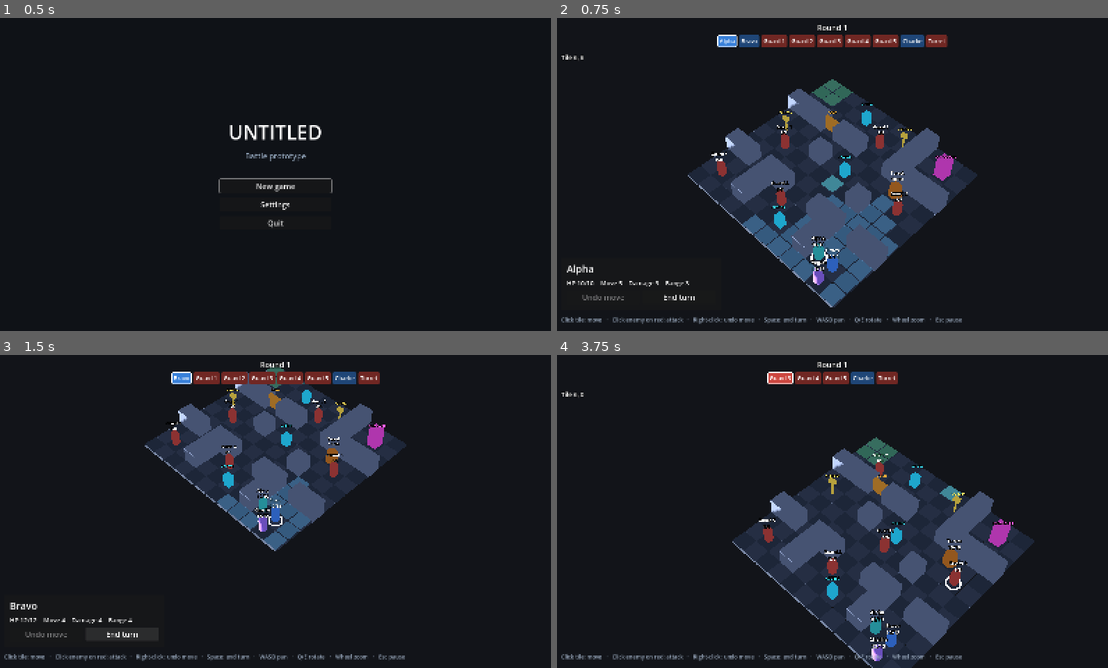
Above: before the commit, frames 1-4 (two rows, left to right).
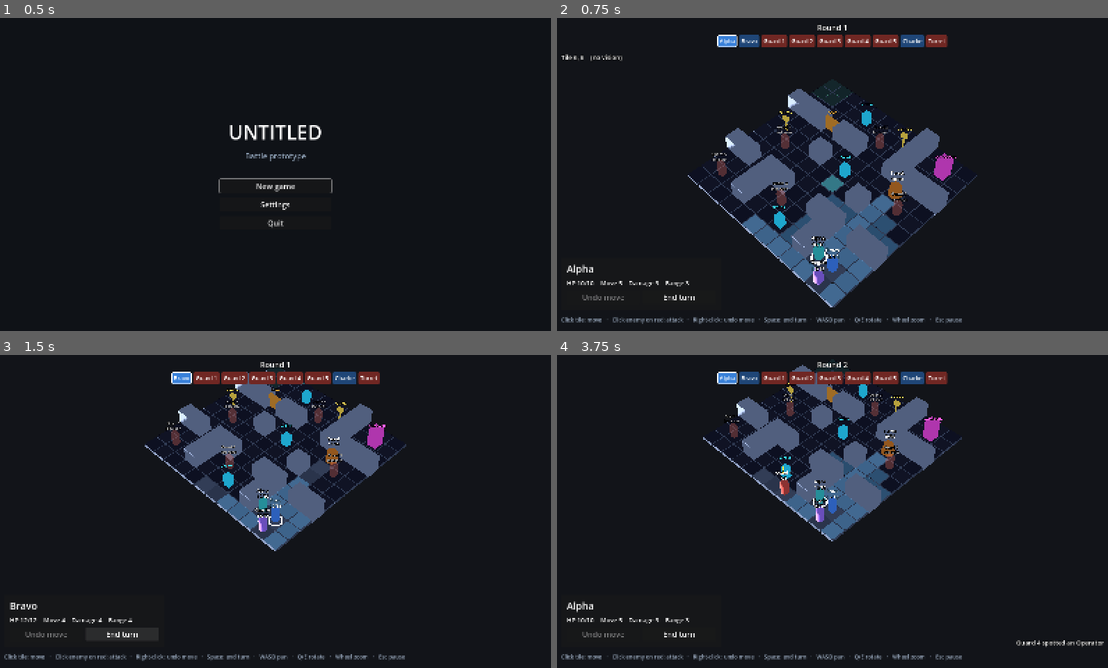
Above: after the commit, the same moments.

Repository: matthewsirbaugh/strategy-game-idea
Game: Godot game, scene res://ui/title_menu.tscn
Two runs of this game, one before a commit and one after it. Both use one fixed random seed, a clock stepped at 60 frames per second and the inputs below.
Inputs (mouse positions are in pixels of both pictures, inside the frame that each line leads up to):
- Up to frame 1 (0.5 s): no input
- Up to frame 2 (0.75 s): click "New game" at 0.5 s
- Up to frame 3 (1.5 s): click "End turn" at 1.25 s
- Up to frame 4 (3.75 s): click "End turn" at 2 s; click (678, 633) at 2.75 s, where only the run after the commit has a clickable "End turn"; move the mouse to (953, 495) at 3.52 s; hold Right mouse button (undo_move) from 3.53 s (still down); click (953, 495) at 3.67 s

Frame 1 is identical in both runs. In frame 2, 4.4% of the frame differs, in the area x 6-75%, y 11-93%; in frame 3, 3.3%; in frame 4, 28%, in the area x 0-100%, y 2-100%.

Commit message:
Build battle MVP milestone 3: fog of war, last-known ghosts, guard memory
Co-Authored-By: Claude Opus 5.5 <noreply@anthropic.com>

Diff:
--- a/game/battle/battle.gd
+++ b/game/battle/battle.gd
@@ -2,7 +2,10 @@
 
 const MOVE_COLOR := Color(0.3, 0.6, 1.0, 0.35)
 const ATTACK_COLOR := Color(1.0, 0.3, 0.3, 0.5)
+const FOG_COLOR := Color(0.02, 0.02, 0.06, 0.68)
+const GHOST_ALPHA := 0.3
 const ENEMY_TURN_PAUSE := 0.35
+const CHOICE_LAYERS: Array[String] = ["move", "attack"]
 
 @export var map: MapData
 @export var operators: Array[UnitDef] = []
@@ -11,6 +14,7 @@
 
 var state: BattleState
 var _views := {}
+var _ghosts := {}
 var _busy := true
 
 @onready var _grid: GridView = $GridView
@@ -28,15 +32,18 @@
 		add_child(view)
 		view.setup(unit, _grid.cell_to_world(unit.cell))
 		_views[unit.id] = view
+		if not unit.is_player():
+			_ghosts[unit.id] = _make_ghost(unit)
 	_camera_rig.setup(_grid.center(), _grid.extent())
 	_hud.end_turn_pressed.connect(_end_player_turn)
 	_hud.undo_pressed.connect(_undo_move)
+	_refresh_fog()
 	_next_turn()
 
 
 func _process(_delta: float) -> void:
 	var active := state.active
-	_active_ring.visible = active != null
+	_active_ring.visible = active != null and _views[active.id].visible
 	if active:
 		_active_ring.position = _views[active.id].position + Vector3(0, 0.02, 0)
 	_update_hover()
@@ -59,44 +66,48 @@
 
 func _next_turn() -> void:
 	_busy = true
-	_grid.clear_overlays()
+	_clear_choices()
 	var unit := state.begin_next_turn()
 	_hud.show_turn(state)
 	if unit == null:
 		_hud.show_result(state.winner() == BattleState.Winner.PLAYER)
 		return
-	_camera_rig.keep_in_view(_views[unit.id].position)
 	if unit.is_player():
+		_camera_rig.keep_in_view(_views[unit.id].position)
 		_show_options()
 		_busy = false
 		return
-	await get_tree().create_timer(ENEMY_TURN_PAUSE, false).timeout
-	await _play(EnemyAI.take_turn(state, unit))
+	var was_seen := state.player_sees(unit)
+	var events := EnemyAI.take_turn(state, unit)
+	if was_seen or _any_seen(events):
+		_camera_rig.keep_in_view(_views[unit.id].position)
+		await get_tree().create_timer(ENEMY_TURN_PAUSE, false).timeout
+	await _play(events)
 	_next_turn()
 
 
 func _show_options() -> void:
 	var unit := state.active
-	_grid.clear_overlays()
+	_clear_choices()
 	var moves := state.destinations(unit)
 	moves.erase(unit.cell)
 	_grid.set_overlay("move", moves, MOVE_COLOR)
 	var targets := state.attack_targets(unit, unit.cell).map(func(target: Unit) -> Vector2i: return target.cell)
 	_grid.set_overlay("attack", targets, ATTACK_COLOR)
-	_hud.show_active(unit)
+	_hud.show_active(state)
 
 
 func _click(cell: Vector2i) -> void:
 	var unit := state.active
 	var target := state.unit_at(cell)
-	if target and state.can_attack(unit, target, unit.cell):
+	if target and state.player_sees(target) and state.can_attack(unit, target, unit.cell):
 		_busy = true
-		_grid.clear_overlays()
+		_clear_choices()
 		await _play(state.attack(unit, target))
 		_next_turn()
 	elif cell != unit.cell and state.destinations(unit).has(cell):
 		_busy = true
-		_grid.clear_overlays()
+		_clear_choices()
 		await _play(state.move(unit, cell))
 		_show_options()
 		_busy = false
@@ -109,10 +120,11 @@
 
 func _undo_move() -> void:
 	var unit := state.active
-	if _busy or not unit.moved or unit.acted:
+	if _busy or not state.can_undo(unit):
 		return
 	state.undo_move(unit)
 	_views[unit.id].position = _grid.cell_to_world(unit.cell)
+	_refresh_fog()
 	_show_options()
 
 
@@ -122,10 +134,9 @@
 		var view: UnitView = _views[unit.id]
 		match event["type"]:
 			"move":
-				var points: Array[Vector3] = []
-				for cell in event["path"]:
-					points.append(_grid.cell_to_world(cell))
-				await view.walk(points)
+				await _walk(unit, event["path"])
+			"blocked":
+				_hud.log_line("%s ran into %s!" % [unit.display_name, event["by"].display_name])
 			"attack":
 				var target: Unit = event["target"]
 				var target_view: UnitView = _views[target.id]
@@ -140,9 +151,85 @@
 				_hud.log_line("%s is down" % unit.display_name)
 			"alert":
 				_hud.log_line("%s spotted an Operator" % unit.display_name)
+			"lost":
+				if state.player_sees(unit):
+					_hud.log_line("%s lost track" % unit.display_name)
 	for unit_view: UnitView in _views.values():
 		unit_view.refresh()
+	_refresh_fog()
 	_hud.show_turn(state)
+
+
+func _walk(unit: Unit, path: Array) -> void:
+	var view: UnitView = _views[unit.id]
+	var points: Array[Vector3] = []
+	var shown: Array[bool] = []
+	for cell in path:
+		points.append(_grid.cell_to_world(cell))
+		shown.append(unit.is_player() or state.visible_cells.has(cell))
+	if view.visible or shown.has(true):
+		if _ghosts.has(unit.id):
+			_ghosts[unit.id].hide()
+		await view.walk(points, shown)
+	elif not points.is_empty():
+		view.position = points.back()
+
+
+func _any_seen(events: Array[Dictionary]) -> bool:
+	for event in events:
+		if event["type"] == "attack":
+			return true
+		if event["type"] == "move":
+			for cell in event["path"]:
+				if state.visible_cells.has(cell):
+					return true
+	return false
+
+
+func _refresh_fog() -> void:
+	var fog: Array[Vector2i] = []
+	for y in state.map.size.y:
+		for x in state.map.size.x:
+			var cell := Vector2i(x, y)
+			if not state.map.is_wall(cell) and not state.visible_cells.has(cell):
+				fog.append(cell)
+	_grid.set_overlay("fog", fog, FOG_COLOR, GridView.FOG_Y)
+	for id in _ghosts:
+		var unit: Unit = state.units[id]
+		var view: UnitView = _views[id]
+		view.visible = unit.is_down() or state.player_sees(unit)
+		var ghost: Node3D = _ghosts[id]
+		ghost.visible = not view.visible and state.known.has(id)
+		if ghost.visible:
+			ghost.position = _grid.cell_to_world(state.known[id])
+
+
+func _make_ghost(unit: Unit) -> Node3D:
+	var capsule := CapsuleMesh.new()
+	capsule.radius = 0.26
+	capsule.height = 1.1
+	var material := StandardMaterial3D.new()
+	material.transparency = BaseMaterial3D.TRANSPARENCY_ALPHA
+	material.shading_mode = BaseMaterial3D.SHADING_MODE_UNSHADED
+	material.albedo_color = Color(unit.def.color, GHOST_ALPHA)
+	var body := MeshInstance3D.new()
+	body.mesh = capsule
+	body.material_override = material
+	body.position.y = 0.55
+	var label := UnitView.make_label(36, 1.55)
+	label.text = "%s\nlast seen" % unit.display_name
+	label.modulate = Color(1, 1, 1, 0.6)
+	var ghost := Node3D.new()
+	ghost.add_child(body)
+	ghost.add_child(label)
+	ghost.visible = false
+	add_child(ghost)
+	return ghost
+
+
+func _clear_choices() -> void:
+	for layer in CHOICE_LAYERS:
+		_grid.clear_overlay(layer)
 
 
 func _tracer(from: Vector3, to: Vector3) -> void:
@@ -177,15 +264,21 @@
 func _describe(cell: Vector2i) -> String:
 	var text := "Tile %d, %d" % [cell.x, cell.y]
 	var unit := state.unit_at(cell)
-	if unit:
+	if unit and state.player_sees(unit):
 		text += "    %s  HP %d/%d" % [unit.display_name, unit.hp, unit.def.max_hp]
 		var active := state.active
 		if not _busy and active and active.is_player() and state.can_attack(active, unit, active.cell):
 			text += "    Attack: -%d" % active.def.damage
 		return text
+	for id in state.known:
+		var other: Unit = state.units[id]
+		if state.known[id] == cell and not state.player_sees(other):
+			return text + "    %s was last seen here" % other.display_name
 	var node := state.map.node_at(cell)
 	if node != "":
 		text += "    " + state.map.node_kind(node).capitalize()
+	if not state.visible_cells.has(cell):
+		text += "    (no vision)"
 	return text
 
 
--- a/game/battle/grid_view.gd
+++ b/game/battle/grid_view.gd
@@ -5,6 +5,7 @@
 const TILE_GAP := 0.06
 const WALL_HEIGHT := 1.2
 const EXTRACTION_Y := 0.005
+const FOG_Y := 0.009
 const OVERLAY_Y := 0.012
 
 const NODE_COLORS := {
@@ -34,9 +35,9 @@
 	floor_mesh.size = Vector3(1.0 - TILE_GAP, TILE_HEIGHT, 1.0 - TILE_GAP)
 	var wall_mesh := BoxMesh.new()
 	wall_mesh.size = Vector3(1.0, WALL_HEIGHT, 1.0)
-	var light := _material(Color(0.3, 0.33, 0.38))
-	var dark := _material(Color(0.25, 0.28, 0.33))
-	var wall := _material(Color(0.5, 0.53, 0.6))
+	var light := _material(Color(0.38, 0.41, 0.47))
+	var dark := _material(Color(0.33, 0.36, 0.42))
+	var wall := _material(Color(0.56, 0.59, 0.66))
 	for y in map.size.y:
 		for x in map.size.x:
 			var cell := Vector2i(x, y)
@@ -53,12 +54,12 @@
 			_build_node(id)
 
 
-func set_overlay(layer: String, cells: Array, color: Color) -> void:
+func set_overlay(layer: String, cells: Array, color: Color, height := OVERLAY_Y) -> void:
 	clear_overlay(layer)
 	var material := _material(color, true)
 	var meshes: Array[MeshInstance3D] = []
 	for cell in cells:
-		meshes.append(_add_mesh(_overlay_mesh, material, cell_to_world(cell) + Vector3(0, OVERLAY_Y, 0)))
+		meshes.append(_add_mesh(_overlay_mesh, material, cell_to_world(cell) + Vector3(0, height, 0)))
 	_overlays[layer] = meshes
 
 
--- a/game/battle/hud.gd
+++ b/game/battle/hud.gd
@@ -40,15 +40,16 @@
 	var active := state.active
 	_active_panel.visible = active != null and active.is_player()
 	if _active_panel.visible:
-		show_active(active)
+		show_active(state)
 
 
-func show_active(unit: Unit) -> void:
+func show_active(state: BattleState) -> void:
+	var unit := state.active
 	_active_name.text = unit.display_name
 	_active_stats.text = "HP %d/%d    Move %d    Damage %d    Range %d" % [
 		unit.hp, unit.def.max_hp, unit.def.move, unit.def.damage, unit.def.attack_range
 	]
-	_undo.disabled = not unit.moved or unit.acted
+	_undo.disabled = not state.can_undo(unit)
 
 
 func set_hover(text: String) -> void:
--- a/game/battle/unit_view.gd
+++ b/game/battle/unit_view.gd
@@ -36,15 +36,24 @@
 func refresh() -> void:
 	var status := "down" if unit.is_down() else "%d/%d" % [unit.hp, unit.def.max_hp]
 	_label.text = "%s\n%s" % [unit.display_name, status]
-	_alert.visible = unit.alerted and not unit.is_down()
+	_alert.text = "!" if unit.alerted else "?"
+	_alert.visible = (unit.alerted or unit.searching) and not unit.is_down()
 
 
-func walk(points: Array[Vector3]) -> void:
+# shown[i] says whether the player can see the unit on points[i]; walking in the fog is instant.
+func walk(points: Array[Vector3], shown: Array[bool] = []) -> void:
 	if points.is_empty():
 		return
 	var tween := create_tween()
-	for point in points:
-		tween.tween_property(self, "position", point, STEP_SECONDS)
+	var was_shown := visible
+	for i in points.size():
+		var is_shown: bool = shown.is_empty() or shown[i]
+		if is_shown:
+			tween.tween_callback(set_visible.bind(true))
+		tween.tween_property(self, "position", points[i], STEP_SECONDS if is_shown or was_shown else 0.0)
+		if not is_shown:
+			tween.tween_callback(set_visible.bind(false))
+		was_shown = is_shown
 	await tween.finished
 
 
--- a/game/rules/battle_state.gd
+++ b/game/rules/battle_state.gd
@@ -10,6 +10,10 @@
 var units: Array[Unit] = []
 var round_number := 0
 var active: Unit
+# The player's side of the fog: tiles in live vision, and where each enemy was last seen.
+var visible_cells := {}
+var known := {}
+var vision_sources: Array[Dictionary] = []
 var _queue: Array[Unit] = []
 var _open_doors := {}
 
@@ -26,6 +30,11 @@
 	for id in map.node_ids():
 		if map.node_kind(id) == "turret":
 			_add(turret, turret.display_name, map.node_cell(id))
+	# Pre-mission intel: the player starts knowing where every enemy was posted.
+	for unit in units:
+		if not unit.is_player():
+			known[unit.id] = unit.cell
+	refresh_vision()
 
 
 func begin_next_turn() -> Unit:
@@ -42,6 +51,7 @@
 			active = next
 	active.moved = false
 	active.acted = false
+	active.revealed = false
 	active.move_origin = active.cell
 	return active
 
@@ -101,12 +111,36 @@
 	return result
 
 
-# Units can pass through allies but not enemies.
+# Structures like the turret are always on the map; everything else needs live vision.
+func player_sees(unit: Unit) -> bool:
+	return unit.is_player() or unit.def.move == 0 or visible_cells.has(unit.cell)
+
+
+func refresh_vision() -> void:
+	visible_cells.clear()
+	for unit in living():
+		if unit.is_player():
+			_add_vision(unit.cell, unit.def.sight)
+	for source in vision_sources:
+		_add_vision(source["cell"], source["radius"])
+	for unit in living():
+		if unit.is_player():
+			continue
+		if player_sees(unit):
+			known[unit.id] = unit.cell
+		elif known.has(unit.id) and visible_cells.has(known[unit.id]):
+			known.erase(unit.id)
+
+
+# Players plan around what they can see: hidden enemies don't block their plans, they
+# interrupt the move when walked into.
 func can_pass(unit: Unit, cell: Vector2i) -> bool:
 	if blocks_movement(cell):
 		return false
 	var other := unit_at(cell)
-	return other == null or not other.is_enemy_of(unit)
+	if other == null or not other.is_enemy_of(unit):
+		return true
+	return unit.is_player() and not player_sees(other)
 
 
 func reach(unit: Unit, max_cost: int) -> Reach:
@@ -119,7 +153,8 @@
 	if unit.moved:
 		return result
 	for cell in reach(unit, unit.def.move).cost:
-		if cell == unit.cell or unit_at(cell) == null:
+		var other := unit_at(cell)
+		if other == null or other == unit or (unit.is_player() and other.is_enemy_of(unit) and not player_sees(other)):
 			result.append(cell)
 	return result
 
@@ -134,21 +169,48 @@
 func attack_targets(unit: Unit, from: Vector2i) -> Array[Unit]:
 	var result: Array[Unit] = []
 	for target in units:
-		if can_attack(unit, target, from):
+		if can_attack(unit, target, from) and (not unit.is_player() or player_sees(target)):
 			result.append(target)
 	return result
 
 
 func move(unit: Unit, cell: Vector2i) -> Array[Dictionary]:
-	var path := reach(unit, unit.def.move).path_to(cell)
-	unit.cell = cell
+	var start := unit.cell
+	var walked: Array[Vector2i] = []
+	var blocker: Unit = null
+	for step in reach(unit, unit.def.move).path_to(cell):
+		var other := unit_at(step)
+		if other and other.is_enemy_of(unit):
+			blocker = other
+			break
+		walked.append(step)
+	while not walked.is_empty() and unit_at(walked.back()) != null:
+		walked.pop_back()
+	if not walked.is_empty():
+		unit.cell = walked.back()
 	unit.moved = true
-	return [{"type": "move", "unit": unit, "path": path}]
+	if not unit.is_player():
+		_track(unit, [start] + walked)
+	var seen_before := _seen_enemy_ids()
+	refresh_vision()
+	unit.revealed = blocker != null
+	for id in _seen_enemy_ids():
+		if not seen_before.has(id):
+			unit.revealed = true
+	var events: Array[Dictionary] = [{"type": "move", "unit": unit, "path": walked}]
+	if blocker:
+		events.append({"type": "blocked", "unit": unit, "by": blocker})
+	return events
+
+
+func can_undo(unit: Unit) -> bool:
+	return unit.moved and not unit.acted and not unit.revealed
 
 
 func undo_move(unit: Unit) -> void:
 	unit.cell = unit.move_origin
 	unit.moved = false
+	refresh_vision()
 
 
 func attack(unit: Unit, target: Unit) -> Array[Dictionary]:
@@ -159,6 +221,7 @@
 	]
 	if target.is_down():
 		events.append({"type": "downed", "unit": target})
+		refresh_vision()
 	return events
 
 
@@ -183,6 +246,34 @@
 	return unit
 
 
+func _add_vision(from: Vector2i, radius: int) -> void:
+	for x in range(from.x - radius, from.x + radius + 1):
+		for y in range(from.y - radius, from.y + radius + 1):
+			var cell := Vector2i(x, y)
+			if map.in_bounds(cell) and Grid.distance(from, cell) <= radius and has_line_of_sight(from, cell):
+				visible_cells[cell] = true
+
+
+func _seen_enemy_ids() -> Dictionary:
+	var ids := {}
+	for unit in living():
+		if not unit.is_player() and player_sees(unit):
+			ids[unit.id] = true
+	return ids
+
+
+# The tile where the player watched an enemy vanish into the fog becomes its last known position.
+func _track(unit: Unit, steps: Array) -> void:
+	var in_view := false
+	for step in steps:
+		if visible_cells.has(step):
+			known[unit.id] = step
+			in_view = true
+		elif in_view:
+			known[unit.id] = step
+			in_view = false
+
+
 func _acts_before(a: Unit, b: Unit) -> bool:
 	if a.def.speed != b.def.speed:
 		return a.def.speed > b.def.speed
--- a/game/rules/enemy_ai.gd
+++ b/game/rules/enemy_ai.gd
@@ -1,23 +1,32 @@
 class_name EnemyAI
 
-# Enemies act only on what they can see right now. A patrolling guard that spots an Operator is
-# alerted and acts on its next turn, so walking into view is dangerous but not instantly punished.
+# Enemies act only on what they can see right now, plus a memory of where they last saw an
+# Operator. A patrolling guard that spots someone is alerted and acts on its next turn, so walking
+# into view is dangerous but not instantly punished.
 
 
 static func take_turn(state: BattleState, unit: Unit) -> Array[Dictionary]:
-	if state.seen_enemies(unit).is_empty():
+	var seen := state.seen_enemies(unit)
+	if not seen.is_empty():
+		return _engage(state, unit, seen)
+	if unit.def.move == 0:
 		unit.alerted = false
-		var patrol_events := _patrol(state, unit)
-		if not state.seen_enemies(unit).is_empty():
-			unit.alerted = true
-			patrol_events.append({"type": "alert", "unit": unit})
-		return patrol_events
-	unit.alerted = true
+		return []
+	if unit.has_lead:
+		return _investigate(state, unit)
+	unit.alerted = false
+	var events := _patrol(state, unit)
+	_notice(state, unit, events)
+	return events
+
+
+static func _engage(state: BattleState, unit: Unit, seen: Array[Unit]) -> Array[Dictionary]:
+	_remember(unit, seen)
 	var events: Array[Dictionary] = []
 	if state.attack_targets(unit, unit.cell).is_empty() and unit.def.move > 0:
 		var destination := _attack_position(state, unit)
 		if destination == unit.cell:
-			destination = _toward(state, unit, _nearest(unit, state.seen_enemies(unit)).cell)
+			destination = _toward(state, unit, unit.lead)
 		if destination != unit.cell:
 			events.append_array(state.move(unit, destination))
 	var in_range := state.attack_targets(unit, unit.cell)
@@ -26,8 +35,41 @@
 	return events
 
 
+# Heads for where it last saw an Operator, and gives up once there with nobody in sight.
+static func _investigate(state: BattleState, unit: Unit) -> Array[Dictionary]:
+	unit.alerted = false
+	unit.searching = true
+	var events: Array[Dictionary] = []
+	var destination := _toward(state, unit, unit.lead)
+	if destination != unit.cell:
+		events.append_array(state.move(unit, destination))
+	if _notice(state, unit, events):
+		return events
+	if unit.cell == unit.lead or destination == unit.cell:
+		unit.has_lead = false
+		unit.searching = false
+		events.append({"type": "lost", "unit": unit})
+	return events
+
+
+static func _notice(state: BattleState, unit: Unit, events: Array[Dictionary]) -> bool:
+	var seen := state.seen_enemies(unit)
+	if seen.is_empty():
+		return false
+	_remember(unit, seen)
+	events.append({"type": "alert", "unit": unit})
+	return true
+
+
+static func _remember(unit: Unit, seen: Array[Unit]) -> void:
+	unit.alerted = true
+	unit.searching = false
+	unit.has_lead = true
+	unit.lead = _nearest(unit, seen).cell
+
+
 static func _patrol(state: BattleState, unit: Unit) -> Array[Dictionary]:
-	if unit.route.size() < 2 or unit.def.move == 0:
+	if unit.route.size() < 2:
 		return []
 	if unit.cell == unit.route[unit.route_index]:
 		unit.route_index = (unit.route_index + 1) % unit.route.size()
--- a/game/rules/unit.gd
+++ b/game/rules/unit.gd
@@ -9,9 +9,14 @@
 var moved := false
 var acted := false
 var move_origin: Vector2i
+# This turn's move uncovered an enemy, so undoing it would un-learn information.
+var revealed := false
 var route: Array[Vector2i] = []
 var route_index := 0
 var alerted := false
+var searching := false
+var has_lead := false
+var lead: Vector2i
 
 
 func _init(p_id: int, p_def: UnitDef, p_name: String, p_cell: Vector2i) -> void:
Not shown, changed: EXPLORATIONS.md
Not shown, changed: explorations/battle-mvp.md
